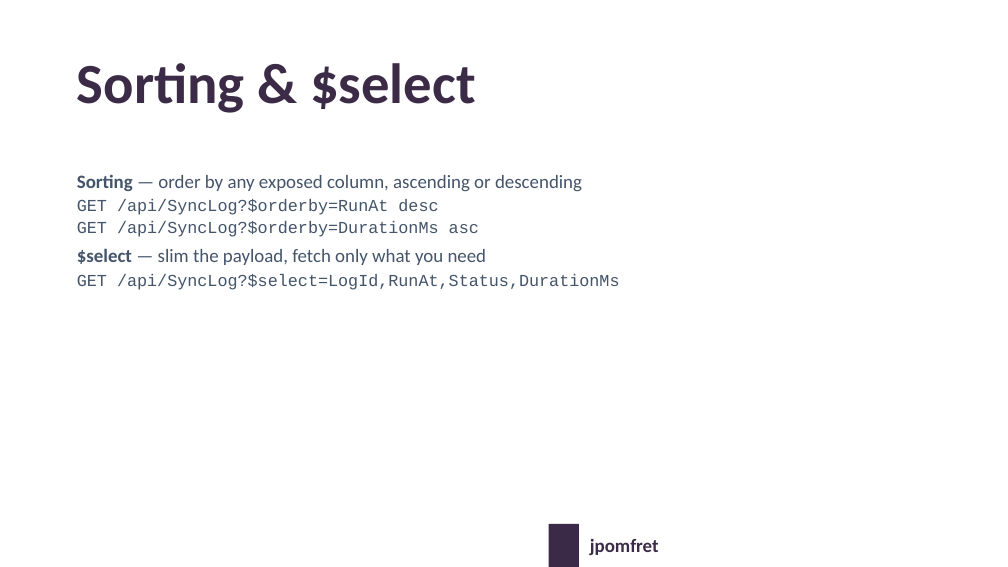
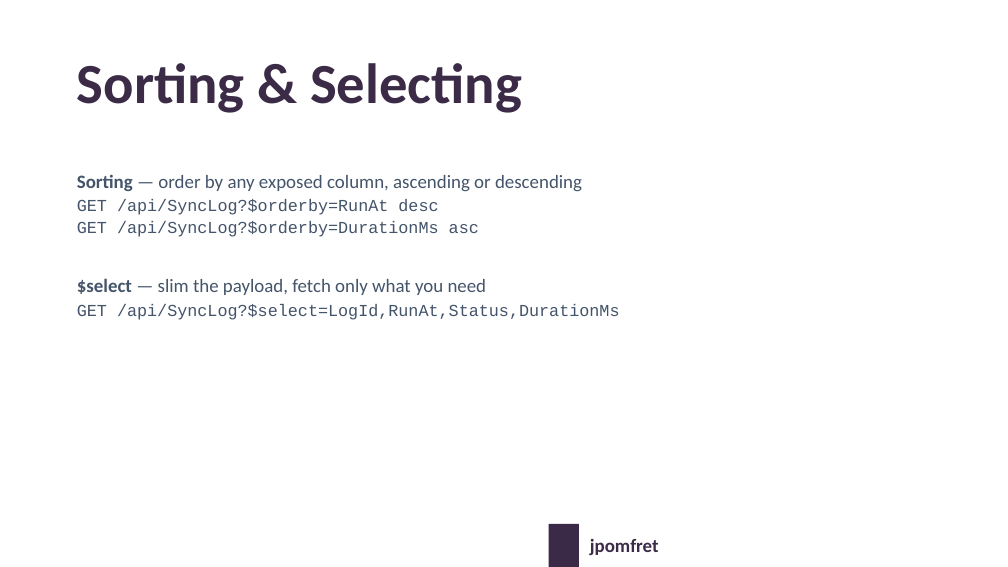
Before and after one commit to jpomfret/dab-presentation, a slide deck: slide 31 of Pomfret-dab-psconf-v2-updated.pptx (slide 17 before the commit). Drawn at 1008x567 pixels with LibreOffice and Linux fonts; fonts in the diff are those of the drawing; background and template pictures are left out. Boxes give left, top, right and bottom in pixels: in the first picture for what was removed or moved away, otherwise in the second. Text is boxed around its words. In the diff, an @@ line names an element or a change of style, - is before the commit and + after.

```diff
--- a/Pomfret-dab-psconf-v2-updated.pptx
+++ b/Pomfret-dab-psconf-v2-updated.pptx
@@ title at (x1=77, y1=63, x2=522, y2=113): text changed @@
-Sorting & $select
+Sorting & Selecting
@@ text "Sorting — order by any ..." rewrapped from (x1=77, y1=174, x2=620, y2=290) to (x1=77, y1=174, x2=620, y2=320) @@
```
Also in this commit, not shown: 8 other slides changed, 9 slides added, 8 slides removed, 2 other files.
